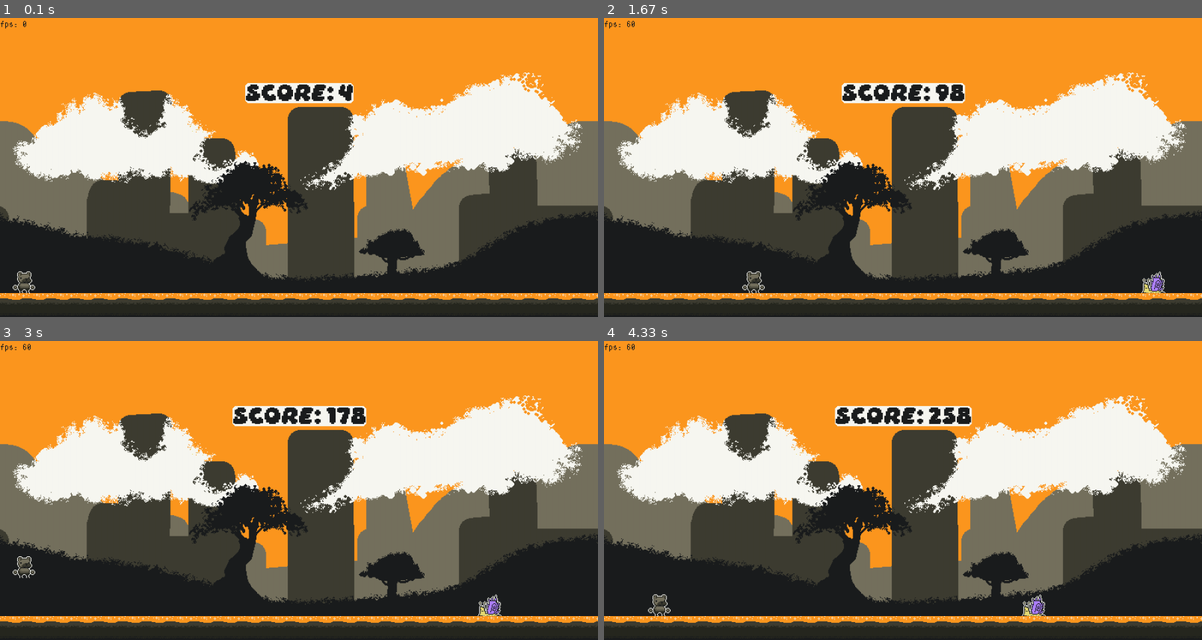
Above: before the commit, frames 1-4 (two rows, left to right).
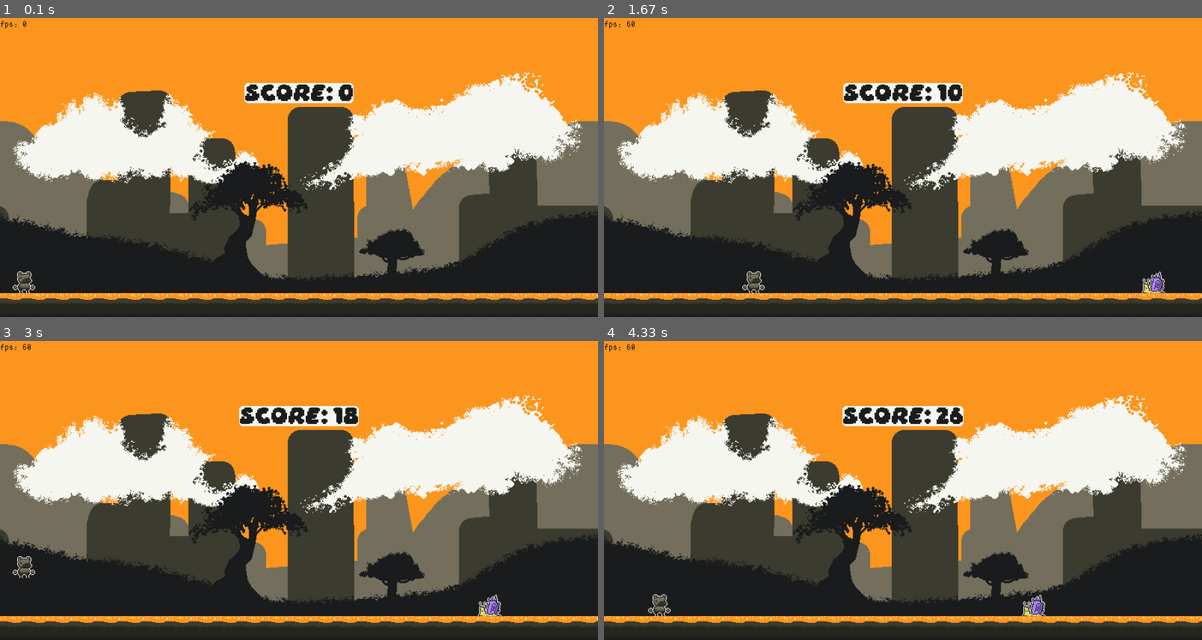
Above: after the commit, the same moments.

Repository: Garudaakuma/Learning-pygame
Game: pygame game, started from TDE - PYGAME/capyRun.py
Two runs of this game, one before a commit and one after it. Both use one fixed random seed, a clock stepped at 60 frames per second and the inputs below.
Inputs (mouse positions are in pixels of both pictures, inside the frame that each line leads up to):
- Up to frame 1 (0.1 s): no input
- Up to frame 2 (1.67 s): hold Right 0.33-0.8 s; hold Up 0.83-1.13 s; hold Right 1.17-1.63 s; move the mouse to (1094, 158) at 1.2 s
- Up to frame 3 (3 s): hold Left 1.67-2.2 s; hold Left 2.23-2.63 s; hold Up from 2.67 s (still down)
- Up to frame 4 (4.33 s): release Up at 3.03 s; hold Right 3.07-3.7 s; hold Left 3.73-4.2 s; hold Right from 4.23 s (still down)

The runs differ from the first frame. In frame 1, 0.3% of the frame differs, in the area x 40-59%, y 21-29%; in frame 2, 0.5%; in frame 3, 0.9%; in frame 4, 0.9%, in the area x 38-62%, y 21-29%.

Commit message:
reset class created

Diff:
--- a/TDE - PYGAME/DATA/SCRIPT/entitys.py
+++ b/TDE - PYGAME/DATA/SCRIPT/entitys.py
@@ -10,18 +10,18 @@
         self.display = display
         self.util = util_.utility(display)
         self.name = name
-        self.enemy_img = self.util.image_load('IMAGE',f'ENEMYS/{self.name}.png')
-        self.enemy_vec = pyg.Vector2(self.display.get_width()+32, self.display.get_height()-32)
-        self.enemy_rect = self.util.get_rect(self.enemy_img, self.enemy_vec)
+        self.img = self.util.image_load('IMAGE',f'ENEMYS/{self.name}.png')
+        self.vec = pyg.Vector2(self.display.get_width()+32, self.display.get_height()-32)
+        self.rect = self.util.get_rect(self.img, self.vec)
 
     def reset(self):
-        self.enemy_vec = pyg.Vector2(self.display.get_width()+32, self.display.get_height()-32)
-        self.enemy_rect = self.util.get_rect(self.enemy_img, self.enemy_vec)
+        self.vec = pyg.Vector2(self.display.get_width()+32, self.display.get_height()-32)
+        self.rect = self.util.get_rect(self.img, self.vec)
 
-    def enemy_walk(self, speed:int, dt:float):
-        self.display.blit(self.enemy_img, self.enemy_rect)
-        self.enemy_rect.x -= speed * dt
-        if self.enemy_rect.x <= -32: self.enemy_rect.x = self.display.get_width()+32
+    def walk_cicle(self, speed:int, dt:float):
+        self.display.blit(self.img, self.rect)
+        self.rect.x -= speed * dt
+        if self.rect.x <= -32: self.rect.x = self.display.get_width()+32
 
     def colligion_check(self, player_rect) -> bool:
-        return self.enemy_rect.colliderect(player_rect)
+        return self.rect.colliderect(player_rect)
--- a/TDE - PYGAME/DATA/SCRIPT/main.py
+++ b/TDE - PYGAME/DATA/SCRIPT/main.py
@@ -61,14 +61,14 @@
                 fps_text = util_.text_fonts(self.display, 'ConsolaMono-book.ttf', 10, (0,0), f'fps: {self.clock.get_fps()*dt:.0f}', False, '#1b1d1e')
                 self.display.blit(fps_text.font_surface, fps_text.font_pos)
 
-                score_text = util_.text_fonts(self.display, 'Daydream.ttf', 20, (self.display.get_width()/2, self.display.get_height()/4), f'score: {self.score}', False, '#1b1d1e')
+                score_text = util_.text_fonts(self.display, 'Daydream.ttf', 20, (self.display.get_width()/2, self.display.get_height()/4), f'score: {self.score:.0F}', False, '#1b1d1e')
                 score_text.draw_rect('#f8f8f2', 5)
                 self.display.blit(score_text.font_surface, score_text.font_rect)
 
-                self.score += 1
+                self.score += 0.1
 
                 # snail walking
-                self.snail_obj.enemy_walk(1,dt)
+                self.snail_obj.walk_cicle(1,dt)
 
                 # player
                 self.display.blit(self.player_obj.surface, self.player_obj.rect)
@@ -80,12 +80,11 @@
                 if KEYS[pyg.K_a] or KEYS[pyg.K_LEFT]:
                     self.player_obj.rect.x -= 3 * dt
 
-                if self.fade_obj.fade_alpha >= 0:
-                    self.fade_obj.fade_out(10, dt)
+                if self.fade_obj.fade_alpha >= 0: self.fade_obj.fade_out(10, dt)
 
                 if self.snail_obj.colligion_check(self.player_obj.rect):
                     self.fade_obj.fade_in(45, dt)
-
+                    self.player_obj.gravity = 0
                     if self.fade_obj.fade_alpha >= 255:
                         self.game_state['Game_over'] = True
                         self.game_state['Game'] = False
@@ -99,17 +98,12 @@
 
                 text_option = util_.text_fonts(self.display, 'Daydream.ttf', 20, (self.display.get_width()/2, self.display.get_height()/2+40), 'RETRY', False, '#1b1d1e')
                 reset_button = util_.button_rect(self.display, (128, 32), (self.display.get_width()/2, self.display.get_height()/2+40), '#f92672', text_option)
-                # surface_option = pyg.Surface((128, 32)).convert()
-                # surface_option.fill("#f92672")
-                # mask_option = pyg.mask.from_surface(surface_option)
-                # rectancle_option = surface_option.get_rect(center=(self.display.get_width()/2, self.display.get_height()/2+40))
-                # self.display.blit(surface_option, rectancle_option)
-                # self.display.blit(text_option.font_surface, text_option.font_rect)
+                reset_button.render()
 
-                if mask_option.overlap(self.mouse_obj.mask, (self.mouse_obj.pos[0] - rectancle_option.x, self.mouse_obj.pos[1] - rectancle_option.y)):
-                    surface_option.fill("#f8f8f2")
-                    self.display.blit(surface_option, rectancle_option)
-                    self.display.blit(text_option.font_surface, text_option.font_rect)
+
+
+                if reset_button.mask.overlap(self.mouse_obj.mask, (self.mouse_obj.pos[0] - reset_button.rect.x, self.mouse_obj.pos[1] - reset_button.rect.y)):
+                    reset_button.check_collision(self.mouse_obj, '#f8f8f2')
                     if self.mouse_obj.clicked:
                         self.game_state['Game'] = True
                         self.game_state['Game_over'] = False
@@ -121,8 +115,7 @@
 
                 self.mouse_obj.render()
 
-                if self.fade_obj.fade_alpha >= 0:
-                    self.fade_obj.fade_out(10, dt)
+                if self.fade_obj.fade_alpha >= 0: self.fade_obj.fade_out(10, dt)
 
             # check events in pygame
             for event in pyg.event.get():
--- a/TDE - PYGAME/DATA/SCRIPT/player.py
+++ b/TDE - PYGAME/DATA/SCRIPT/player.py
@@ -12,6 +12,7 @@
         self.surface = self.util.image_load('IMAGE','PLAYER/player_standing.png')
         self.pos = pyg.Vector2(32, self.display.get_height()-32)
         self.rect = self.util.get_rect(self.surface, self.pos)
+        #self.mask = pyg.mask.from_surface(self.surface)
 
         self.ground = True
         self.gravity = 0
--- a/TDE - PYGAME/DATA/SCRIPT/utilities.py
+++ b/TDE - PYGAME/DATA/SCRIPT/utilities.py
@@ -87,6 +87,6 @@
 
     def check_collision(self, m_obj: Mouse, color:str):
         self.surface.fill(self.color)
-        if self.mask.overlap(self.m_obj.mask, (m_obj.pos[0] - self.rect.x, m_obj.pos[1] - self.rect.y)):
+        if self.mask.overlap(m_obj.mask, (m_obj.pos[0] - self.rect.x, m_obj.pos[1] - self.rect.y)):
             self.surface.fill(color)
             self.render()
